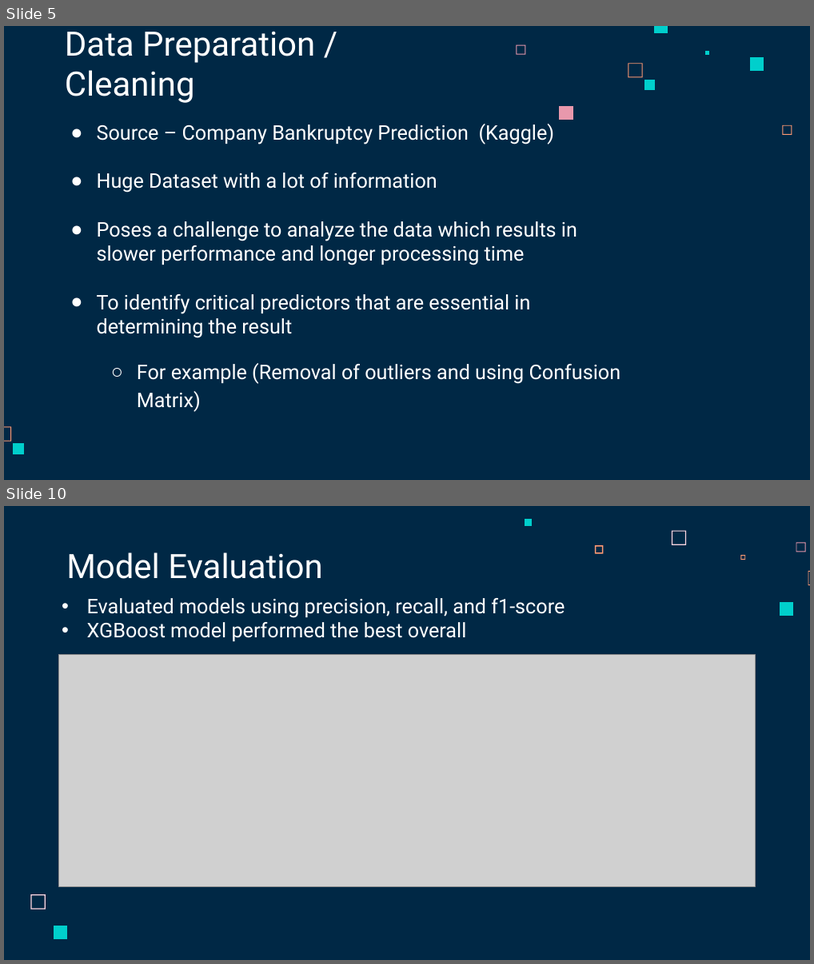
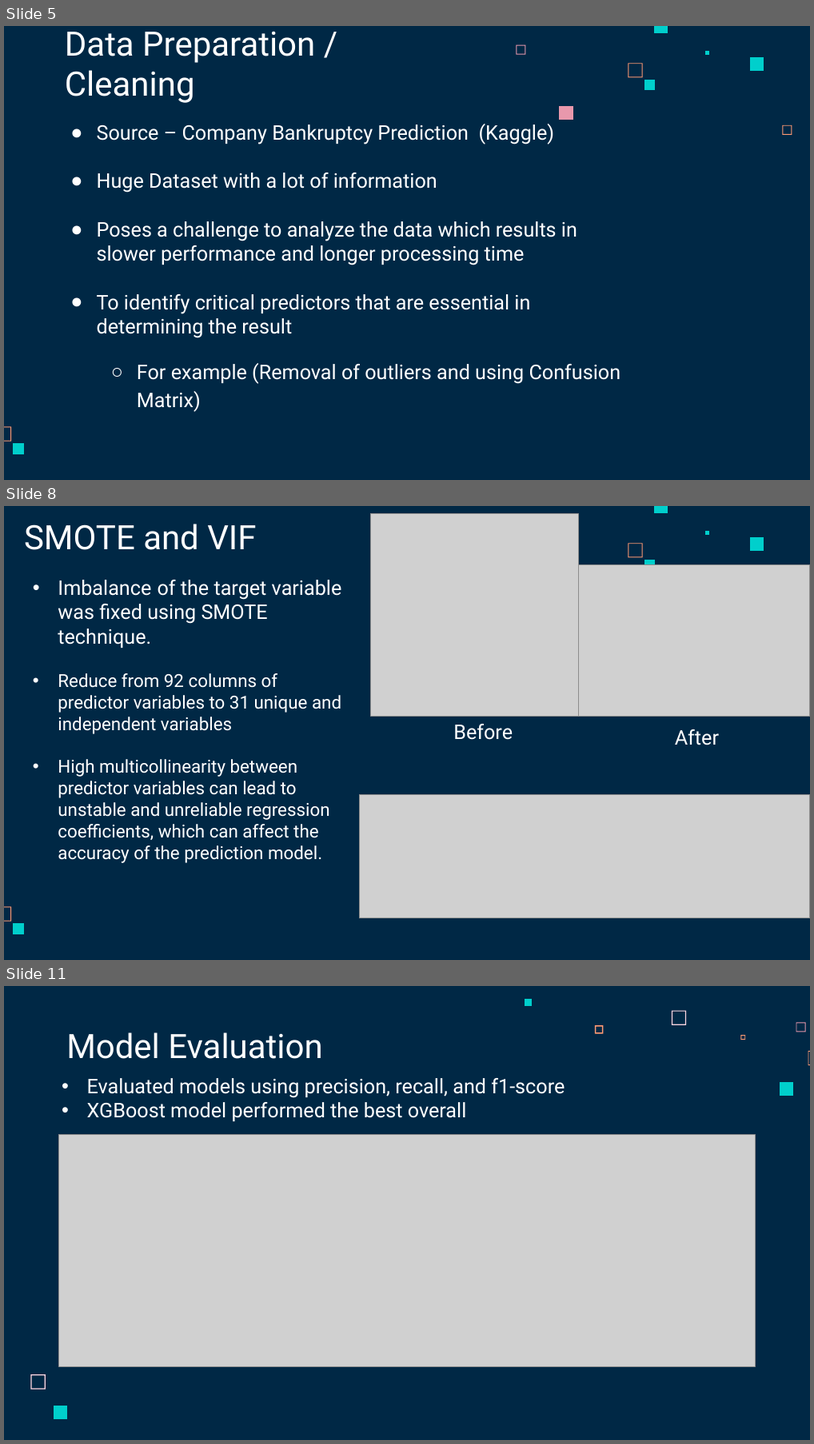
Before and after one commit to whoismanoj/Team8-Company-Bankruptcy-Prediction-Mini-Project-DSAI, a slide deck: SC1015 Project Slides_PT1 (Team 8).pptx. Shown one above the other, each under a label of ours: slides 5 and 10 before the commit, slides 5, 8 and 11 after it; the slides between them are not shown. The pictures are 814x964 and 814x1444 pixels, drawn with LibreOffice and Linux fonts; fonts in the diff are those of the drawing; grey boxes stand for pictures. Boxes give left, top, right and bottom in pixels: in the first picture for what was removed or moved away, otherwise in the second. Text is boxed around its words. In the diff, an @@ line names an element or a change of style, - is before the commit and + after.

```diff
--- a/SC1015 Project Slides_PT1 (Team 8).pptx
+++ b/SC1015 Project Slides_PT1 (Team 8).pptx
@@ slide 8 added at bbox=[4, 506, 810, 960], background #002845; not listed: 7 template elements that a slide beside it also shows @@
@@ title added at bbox=[24, 524, 256, 550], 30 pt, text #FFFFFF @@
+SMOTE and VIF
@@ picture added at bbox=[371, 513, 578, 716] @@
@@ picture added at bbox=[564, 565, 810, 716] @@
@@ text added at bbox=[58, 580, 342, 863], 16 pt, text #FFFFFF @@
+• Imbalance of the target variable was fixed using SMOTE technique.
+• Reduce from 92 columns of predictor variables to 31 unique and independent variables
+• High multicollinearity between predictor variables can lead to unstable and unreliable regression coefficients, which can affect the accuracy of the prediction model.
@@ text added at bbox=[454, 724, 513, 740], 18 pt, text #FFFFFF @@
+Before
@@ text added at bbox=[675, 729, 719, 745], 18 pt, text #FFFFFF @@
+After
@@ picture added at bbox=[360, 795, 810, 918] @@
@@ what was slide 10 is now slide 11 @@
```
Also in this commit, not shown: 4 slides changed.
